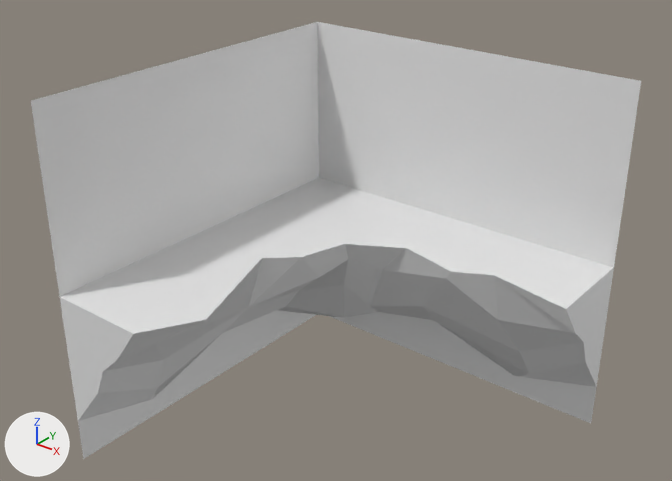
The FBX model TheUnityProject/Assets/Models/LevelTiles/Wall-Outcrop-Corner.fbx, before and after one commit.
Before and after are seen from a 50 mm camera at (2.57, 14.72, 4.25) aimed at (-0.09, 18.04, 2.19). Every picture has the same lights, and +X, +Y and +Z are marked at lower left. Where no turn or scale is listed for an object, it has been applied to the vertices.

The older version as bpy lines, for what is in view:
```python
me_cube_024 = bpy.data.meshes.new('Cube.024')
me_cube_024.from_pydata(...)  # 64 vertices, 50 faces; spans x -1.0..1.0, y -1.0..1.0, z -1.0..1.0
# before: 6 (-1.0, -1.0, 0.0) at pixel (59, 296), 7 (-0.45, -1.0, 0.0) at pixel (133, 333), 8 (-0.6, -1.0, -0.21) at pixel (116, 360), 9 (-1.0, -1.0, -0.21) at pixel (64, 332), 10 (-0.72, -1.0, -0.32) at pixel (102, 371)
# before: 11 (-1.0, -1.0, -0.4) at pixel (69, 365), 12 (-0.79, -1.0, -0.48) at pixel (97, 392), 13 (-1.0, -1.0, -0.75) at pixel (77, 421)
# before: 14 (1.0, 1.0, 0.0) at pixel (613, 267), 15 (1.0, 0.45, 0.0) at pixel (566, 309), 16 (1.0, 0.6, -0.21) at pixel (575, 333), 17 (1.0, 1.0, -0.21) at pixel (608, 302), 18 (1.0, 0.72, -0.32) at pixel (583, 342)
# before: 19 (1.0, 1.0, -0.4) at pixel (604, 333), 20 (1.0, 0.79, -0.48) at pixel (585, 362), 21 (1.0, 1.0, -0.75) at pixel (596, 386)
ob_wall_outcrop_corner = bpy.data.objects.new('Wall-Outcrop-Corner', me_cube_024)
ob_wall_outcrop_corner.location = (0.0, 18.0, 2.0)
```
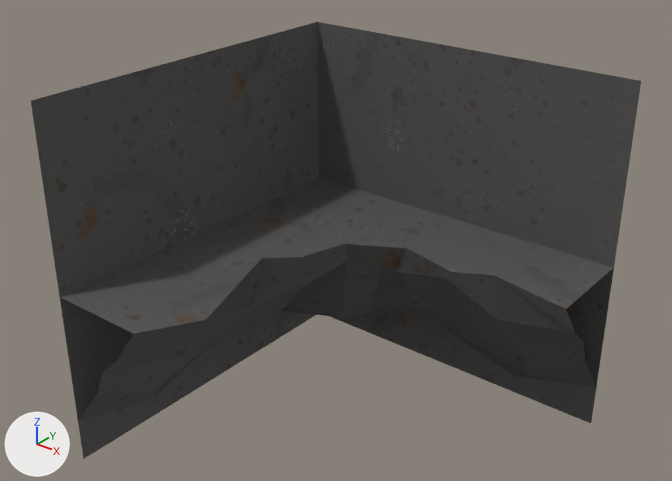
The edits, one by one:
Picture 'stone.png' (img_stone_png) is new.
Material 'Stone' (mat_stone) is new.
Its texture is img_stone_png.
Its roughness is 1.0.
me_cube_024 is used by ob_wall_outcrop_corner; location (0.0, 18.0, 2.0).
Verts and faces of me_cube_024; kept vertices keep their numbers, new ones are numbered from 64.
me_cube_024 had 64 vertices, 50 faces and spanned x -1.0..1.0, y -1.0..1.0, z -1.0..1.0.
me_cube_024 now has 60 vertices, 44 faces and spans x -1.0..1.0, y -1.0..1.0, z -1.0..1.0.
Part 1, on me_cube_024:
Vertices deleted: 9, 11 (with the faces that use them).
Part 2, on me_cube_024:
Vertices deleted: 17, 19 (with the faces that use them).
me_cube_024 part 3: 44 faces spanning x -1.0..1.0, y -1.0..1.0, z -1.0..1.0 switch from no material to mat_stone (picture img_stone_png).

What differs and where, as boxes (x1, y1, x2, y2) in the pictures (672 x 481 px):
part 1 of me_cube_024, deleted: before (60, 297, 133, 420)
part 2 of me_cube_024, deleted: before (566, 268, 614, 387)
part 3 of me_cube_024, recoloured (grey to black): (31, 22, 641, 459) in both
